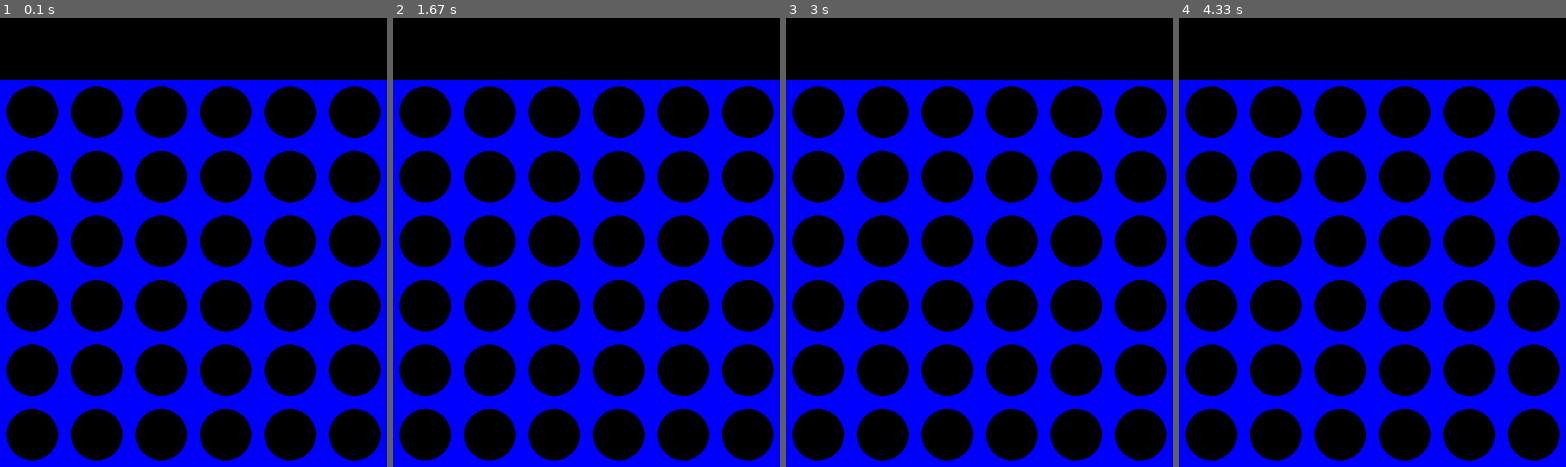
Above: before the commit, frames 1-4 (left to right).
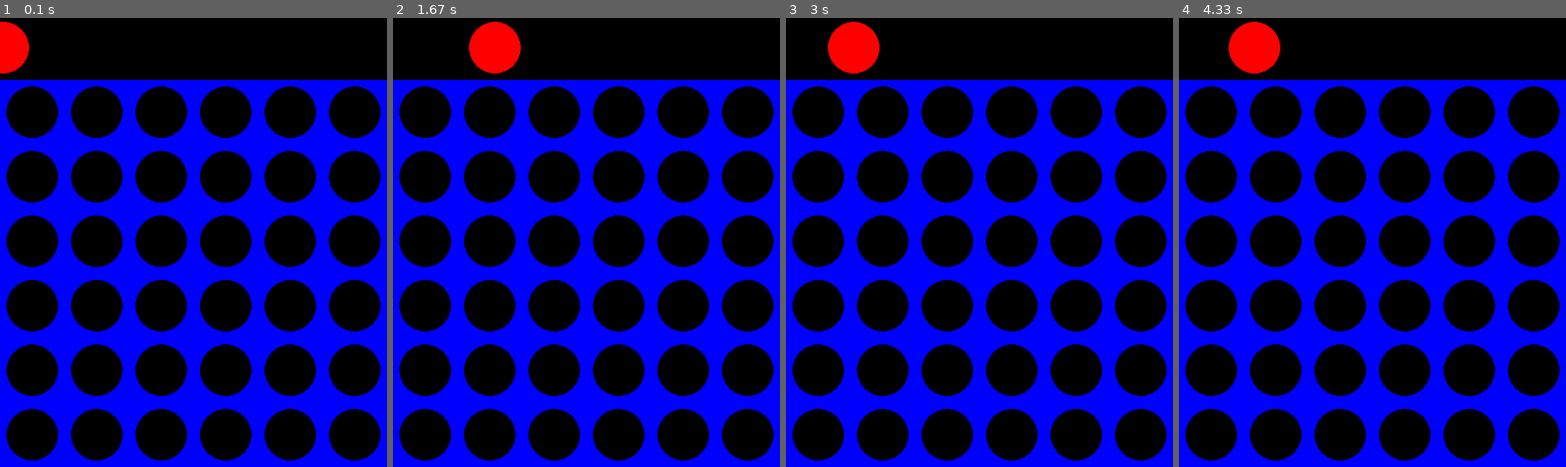
Above: after the commit, the same moments.

Repository: D-Water-Law/Connect4
Game: pygame game, started from connect4Pygame.py
The game is run twice, just before and just after one commit, with the same random seed, the same clock (stepped at 60 frames per second) and the same inputs.
Inputs (mouse positions are in pixels of both pictures, inside the frame that each line leads up to):
- Up to frame 1 (0.1 s): no input
- Up to frame 2 (1.67 s): click (586, 242) at 0.38 s; click (625, 341) at 0.72 s; click (725, 399) at 1.05 s; click (493, 152) at 1.38 s
- Up to frame 3 (3 s): click (979, 296) at 1.72 s; click (925, 148) at 2.05 s; click (1114, 359) at 2.38 s; click (855, 282) at 2.72 s
- Up to frame 4 (4.33 s): click (1260, 152) at 3.05 s; click (1279, 318) at 3.38 s; click (1511, 345) at 3.72 s; click (1256, 408) at 4.05 s

The runs differ from the first frame. In frame 1, 0.7% of the frame differs, in the area x 0-8%, y 0-13%; in frame 2, 1.2%, in the area x 19-33%, y 0-13%; in frame 3, 1.2%; in frame 4, 1.2%.

Commit message:
Put RGB values in a variable and drew circle at the top of the board that follows mouse

Diff:
--- a/connect4Pygame.py
+++ b/connect4Pygame.py
@@ -11,11 +11,29 @@
     squareSize = 100
     for row in range(rowCount):
         for col in range(colCount):
-            pygame.draw.rect(surface,(0,0,255),(col*squareSize,row*squareSize+squareSize,squareSize,squareSize))#############
-            pygame.draw.circle(surface,(0,0,0),(col*squareSize+(squareSize/2),row*squareSize+squareSize+(squareSize/2)),40)
+            pygame.draw.rect(surface,BLUE,(col*squareSize,row*squareSize+squareSize,squareSize,squareSize))
+            pygame.draw.circle(surface,BLACK,(col*squareSize+(squareSize/2),row*squareSize+squareSize+(squareSize/2)),40)
 
+def drawTopC(surface,x):
+    pygame.draw.circle(surface,RED,(x,50),40)
 
+def switchP(player):
+    if player == 1:
+        player += 1
+    else:
+        player -= 1
 
+    return player
+
+########### Colours ##############
+
+BLUE = (0,0,255)
+RED = (255,0,0)
+YELLOW = (255,255,0)
+WHITE = (255,255,255)
+BLACK = (0,0,0)
+
+##################
 pygame.init()
 win_height = 700
 win_width = 600
@@ -25,13 +43,17 @@
 
 myBoard = Board()
 
-genBoard(DISPLAYSURF,myBoard.getBoard())
 
 while run: # main game loop
     for event in pygame.event.get():
         if event.type == pygame.QUIT:
             run = False
 
+    genBoard(DISPLAYSURF,myBoard.getBoard())
+
+    mousex, mousey = pygame.mouse.get_pos()
+
+    drawTopC(DISPLAYSURF,mousex)
 
     activeKey = pygame.key.get_pressed()
 
@@ -40,6 +62,6 @@
 
 
     pygame.display.update()
-
+    DISPLAYSURF.fill(BLACK)
 
 pygame.quit()
